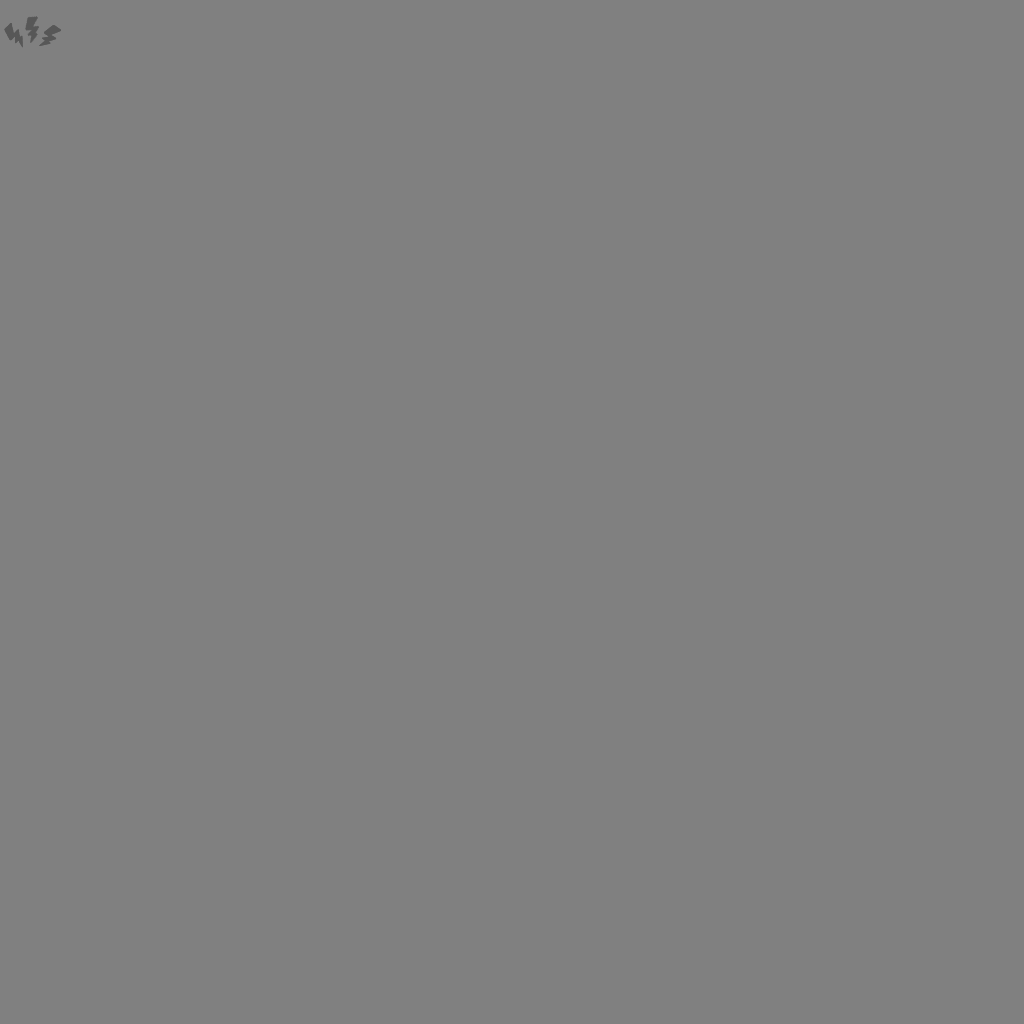
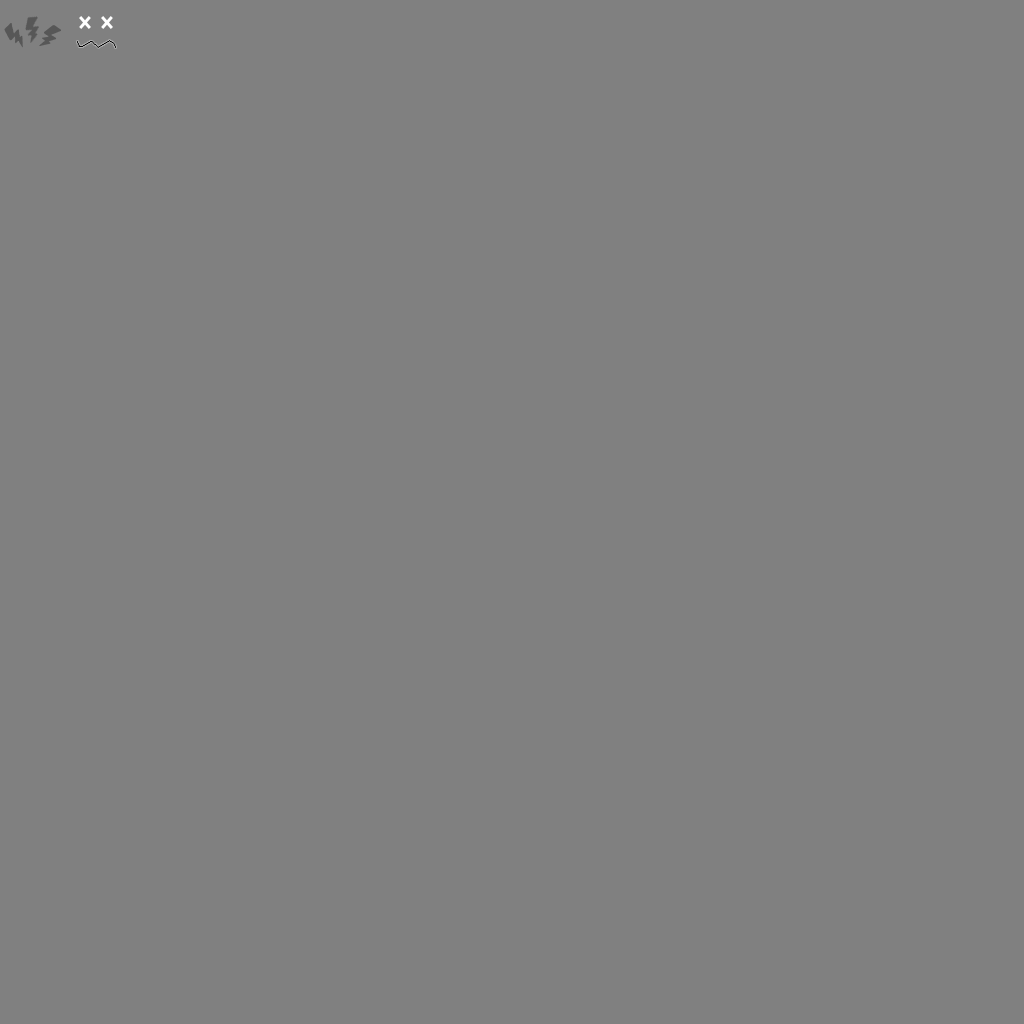
Two versions of the same layered image (1024px x 1024px). Layer-by-layer changes:
hid "CtrlAltShiftE", painted on it over <box>4,16,117,49</box>
added group "2-1" with 1 layers above "1-1" over <box>76,16,117,49</box>
added layer "Layer 2" in group "2-1" over <box>76,16,117,49</box>
